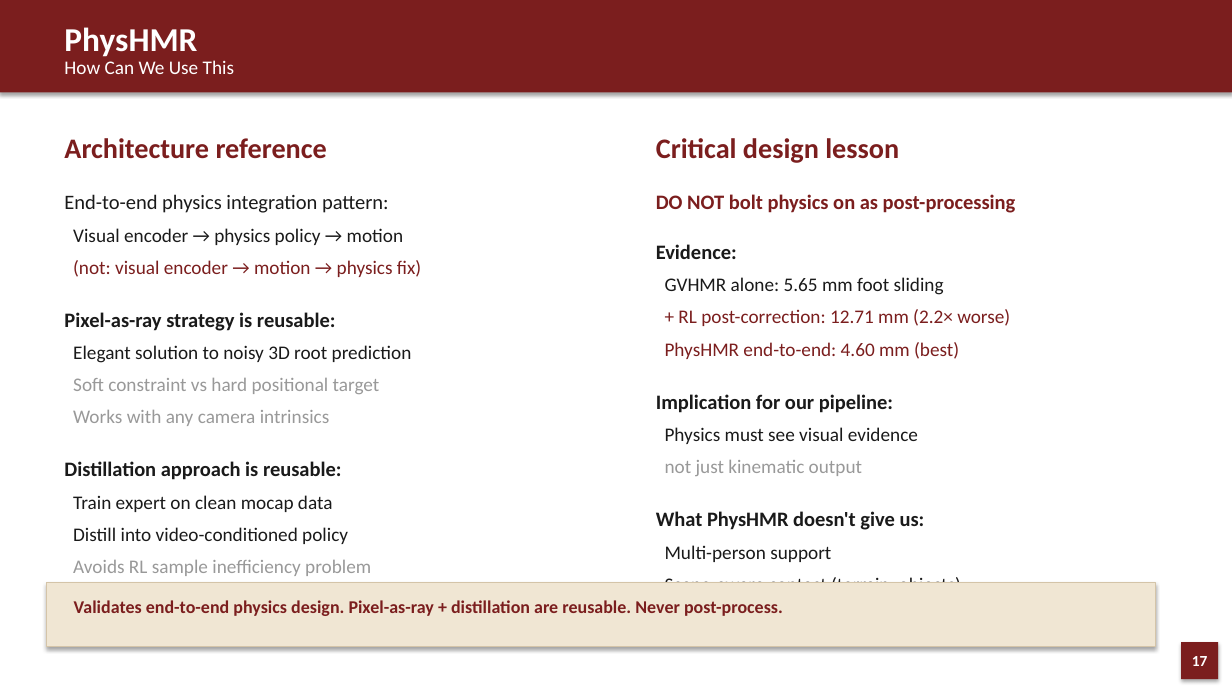
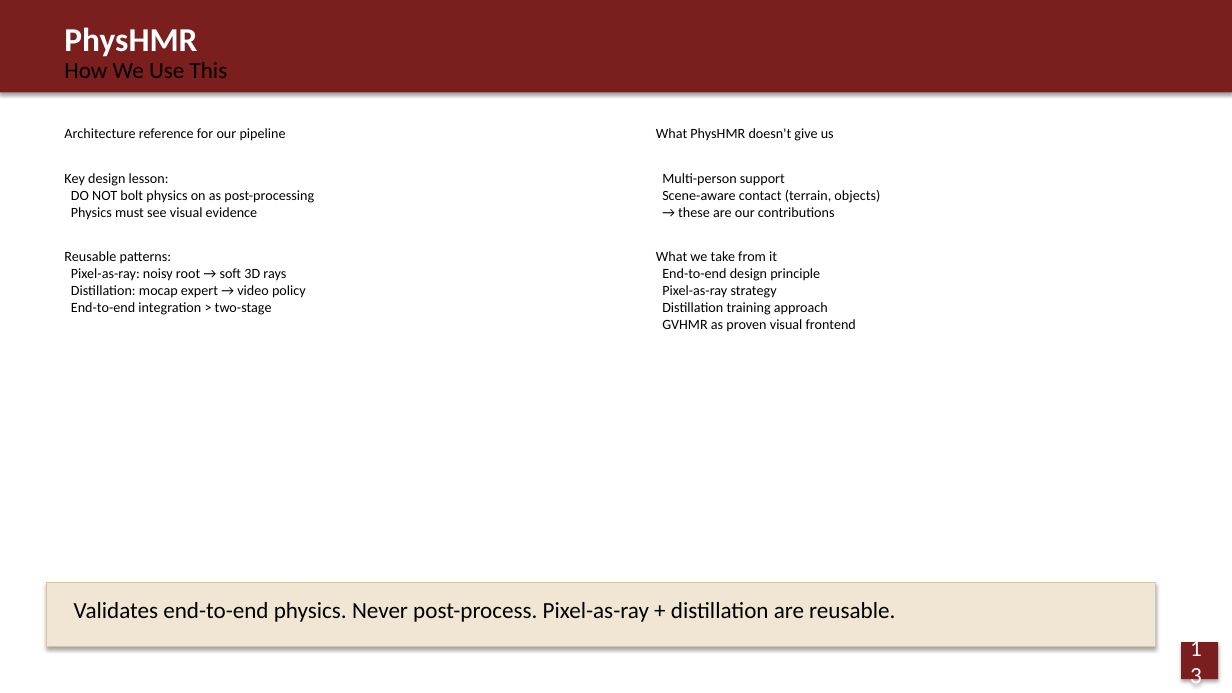
Before and after one commit to JCNTH/Pact3D, a slide deck: slide 13 of Paper_DeepDives.pptx (slide 17 before the commit). Drawn at 1232x693 pixels with LibreOffice and Linux fonts; fonts in the diff are those of the drawing. Boxes give left, top, right and bottom in pixels: in the first picture for what was removed or moved away, otherwise in the second. Text is boxed around its words. In the diff, an @@ line names an element or a change of style, - is before the commit and + after.

```diff
--- a/Paper_DeepDives.pptx
+++ b/Paper_DeepDives.pptx
@@ text at <box>64,62,228,78</box>: text changed; size 15 to 18 pt; text colour #FFFFFF to #000000 @@
-How Can We Use This
+How We Use This
@@ text at <box>64,128,314,315</box>: text changed; size 15 to 11 pt; text colour #1A1A1A to #000000 @@
-Architecture reference
-End-to-end physics integration pattern:
-Visual encoder → physics policy → motion
-(not: visual encoder → motion → physics fix)
-Pixel-as-ray strategy is reusable:
-Elegant solution to noisy 3D root prediction
-Soft constraint vs hard positional target
-Works with any camera intrinsics
-Distillation approach is reusable:
-Train expert on clean mocap data
-Distill into video-conditioned policy
-Avoids RL sample inefficiency problem
+Architecture reference for our pipeline
+Key design lesson:
+DO NOT bolt physics on as post-processing
+Physics must see visual evidence
+Reusable patterns:
+Pixel-as-ray: noisy root → soft 3D rays
+Distillation: mocap expert → video policy
+End-to-end integration > two-stage
@@ text at <box>656,128,834,141</box>: text changed; size 15 to 11 pt; text colour #7B1E1E to #000000 @@
-Critical design lesson
-DO NOT bolt physics on as post-processing
-Evidence:
-GVHMR alone: 5.65 mm foot sliding
-+ RL post-correction: 12.71 mm (2.2× worse)
-PhysHMR end-to-end: 4.60 mm (best)
-Implication for our pipeline:
-Physics must see visual evidence
-not just kinematic output
-What PhysHMR doesn't give us:
+What PhysHMR doesn't give us
@@ text at <box>662,173,880,217</box>: size 15 to 11 pt in "Multi-person support", "Scene-aware contact (terrain, objects)", "→ these are our contributions"; text colour #1A1A1A to #000000 in "Multi-person support", "Scene-aware contact (terrain, objects)"; text colour #999999 to #000000 in "→ these are our contributions"; line spacing 21pt to 1; less space between paragraphs @@
@@ text at <box>656,251,856,332</box>: paragraphs added @@
+What we take from it
+End-to-end design principle
+Pixel-as-ray strategy
+Distillation training approach
+GVHMR as proven visual frontend
@@ text at <box>74,602,895,622</box>: text changed; size 14 to 18 pt; text colour #7B1E1E to #000000; bold off @@
-Validates end-to-end physics design. Pixel-as-ray + distillation are reusable. Never post-process.
+Validates end-to-end physics. Never post-process. Pixel-as-ray + distillation are reusable.
@@ text in rectangle at <box>1192,656,1208,666</box>: text changed; size 12 to 18 pt; bold off @@
-17
+13
```
Also in this commit, not shown: 16 other slides changed, 5 slides removed.
